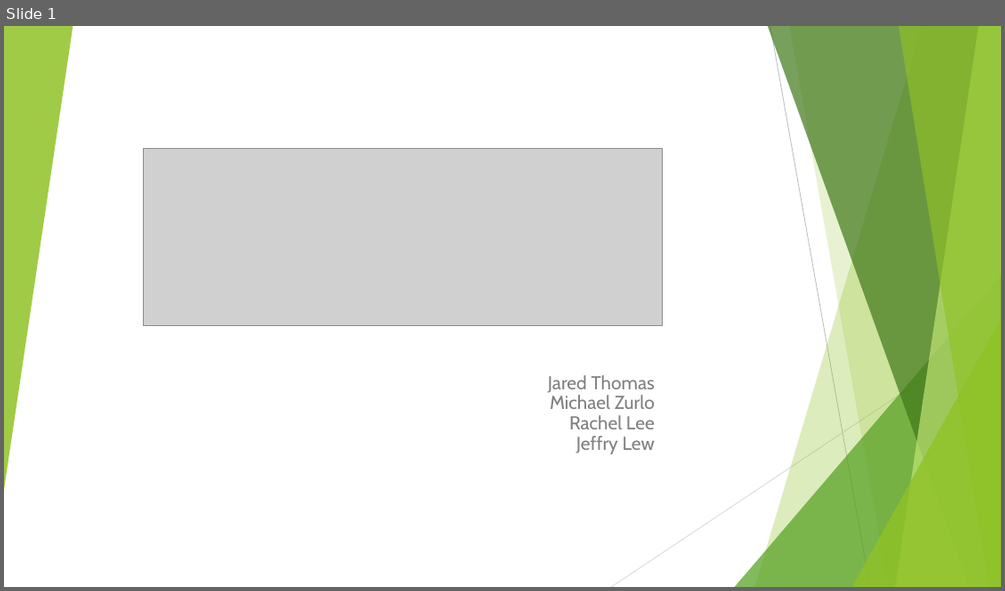
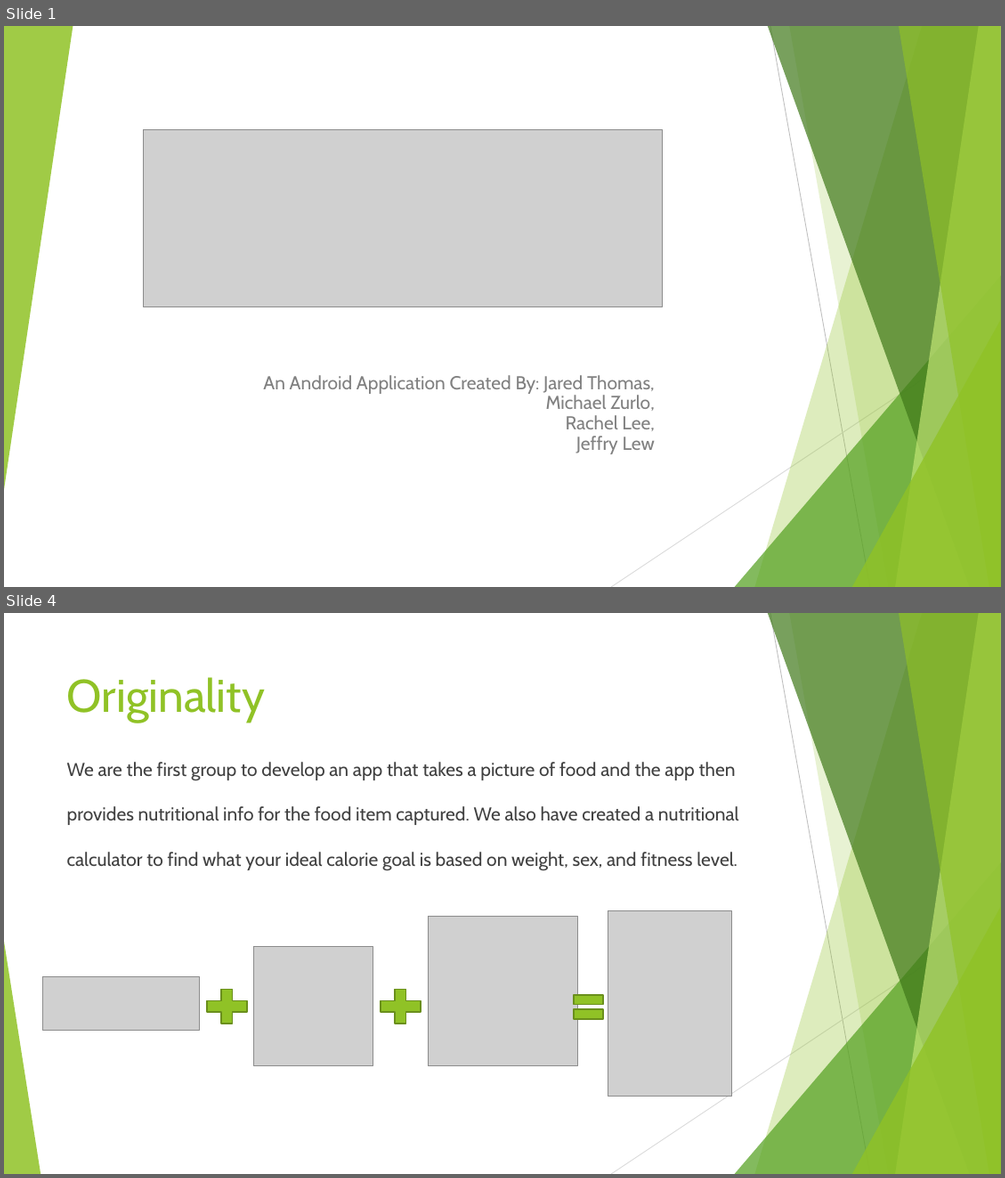
Before and after one commit to MikeZur/weightTrack, a slide deck: WeightTrack/Eleat-Pitch.pptx. Shown one above the other, each under a label of ours: slide 1 before the commit, slides 1 and 4 after it; the slides between them are not shown. The pictures are 1005x591 and 1005x1178 pixels, drawn with LibreOffice and Linux fonts; fonts in the diff are those of the drawing; grey boxes stand for pictures. Boxes give left, top, right and bottom in pixels: in the first picture for what was removed or moved away, otherwise in the second. Text is boxed around its words. In the diff, an @@ line names an element or a change of style, - is before the commit and + after.

```diff
--- a/WeightTrack/Eleat-Pitch.pptx
+++ b/WeightTrack/Eleat-Pitch.pptx
@@ slide 4 added at (x1=4, y1=613, x2=1001, y2=1174), background #FFFFFF; not listed: 9 template elements that a slide beside it also shows @@
@@ title added at (x1=67, y1=677, x2=265, y2=722), 44 pt, text #90C226 @@
+Originality
@@ text added at (x1=67, y1=762, x2=739, y2=871), 18 pt, text #404040 @@
+We are the first group to develop an app that takes a picture of food and the app then provides nutritional info for the food item captured. We also have created a nutritional calculator to find what your ideal calorie goal is based on weight, sex, and fitness level.
@@ picture added at (x1=428, y1=916, x2=577, y2=1065) @@
@@ picture added at (x1=608, y1=910, x2=732, y2=1095) @@
@@ triangle added at (x1=4, y1=941, x2=40, y2=1174), fill #90C226 at 85% opacity @@
@@ picture added at (x1=254, y1=947, x2=372, y2=1065) @@
@@ picture added at (x1=43, y1=976, x2=199, y2=1030) @@
@@ plus sign added at (x1=200, y1=983, x2=254, y2=1030), fill #90C226, outline #6B901C 1.5 pt @@
@@ plus sign added at (x1=373, y1=983, x2=428, y2=1030), fill #90C226, outline #6B901C 1.5 pt @@
@@ math equal added at (x1=568, y1=986, x2=608, y2=1027), fill #90C226, outline #6B901C 1.5 pt @@
@@ slide 1 changed as well @@
@@ picture moved from (x1=143, y1=149, x2=662, y2=326) to (x1=143, y1=129, x2=662, y2=306) @@
@@ subtitle at (x1=263, y1=375, x2=655, y2=431): text changed @@
-Jared Thomas
-Michael Zurlo
-Rachel Lee
+An Android Application Created By: Jared Thomas,
+Michael Zurlo,
+Rachel Lee,
```
Also in this commit, not shown: 2 other slides added.
